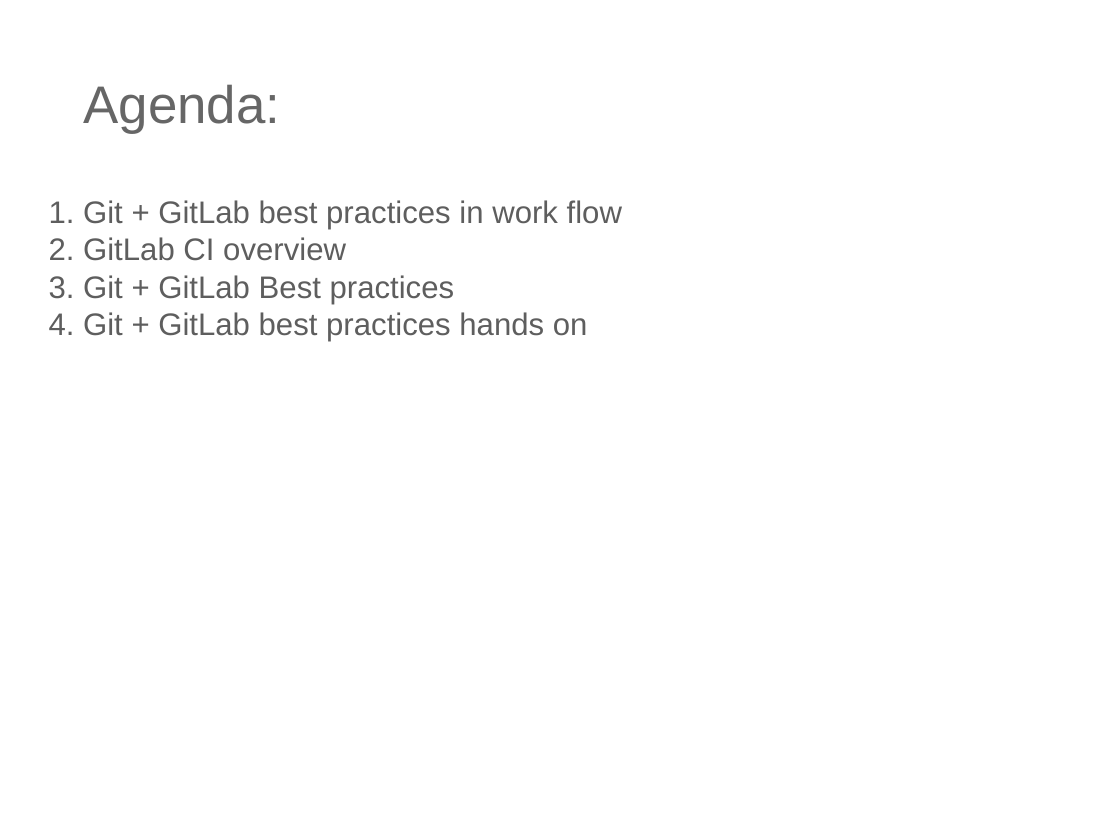
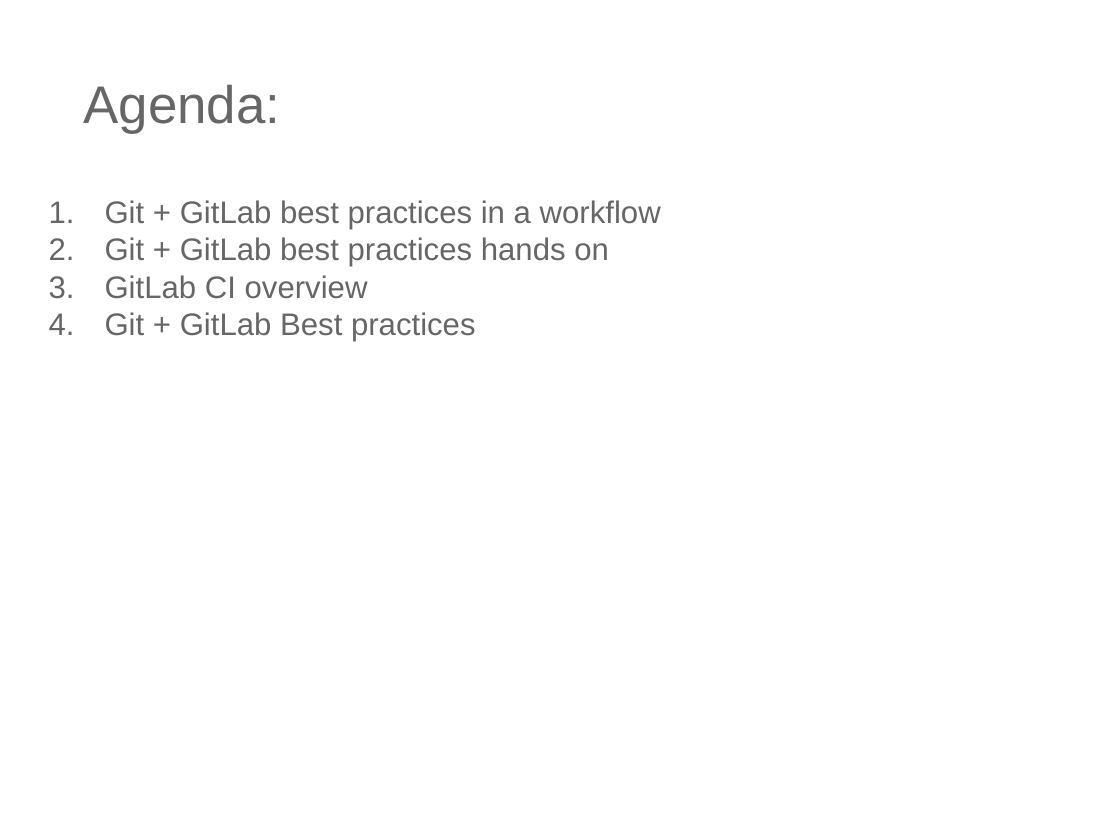
Before and after one commit to ilyaro/mysite, a slide deck: slide 6 of WorkStuff/Courses/Git/Git_Gitlab_Best_Practices/Git_Gitlab_BestPractices.pptx (slide 5 before the commit). Drawn at 1120x840 pixels with LibreOffice and Linux fonts; fonts in the diff are those of the drawing. Boxes give left, top, right and bottom in pixels: in the first picture for what was removed or moved away, otherwise in the second. Text is boxed around its words. In the diff, an @@ line names an element or a change of style, - is before the commit and + after.

```diff
--- a/WorkStuff/Courses/Git/Git_Gitlab_Best_Practices/Git_Gitlab_BestPractices.pptx
+++ b/WorkStuff/Courses/Git/Git_Gitlab_Best_Practices/Git_Gitlab_BestPractices.pptx
@@ text at [105,200,661,341]: text changed; text colour #5E5E5E to #666666 @@
-1. Git + GitLab best practices in work flow
-2. GitLab CI overview
-3. Git + GitLab Best practices
-4. Git + GitLab best practices hands on
+1. Git + GitLab best practices in a workflow
+2. Git + GitLab best practices hands on
+3. GitLab CI overview
+4. Git + GitLab Best practices
```
Also in this commit, not shown: 3 other slides changed, 2 slides added.
